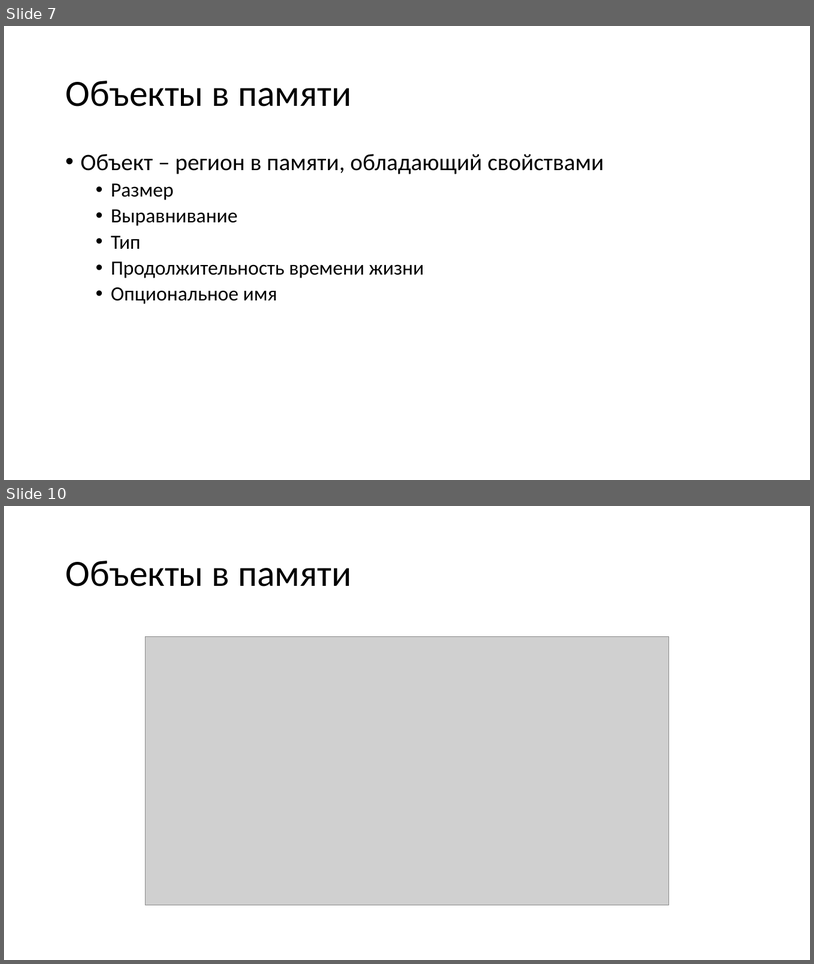
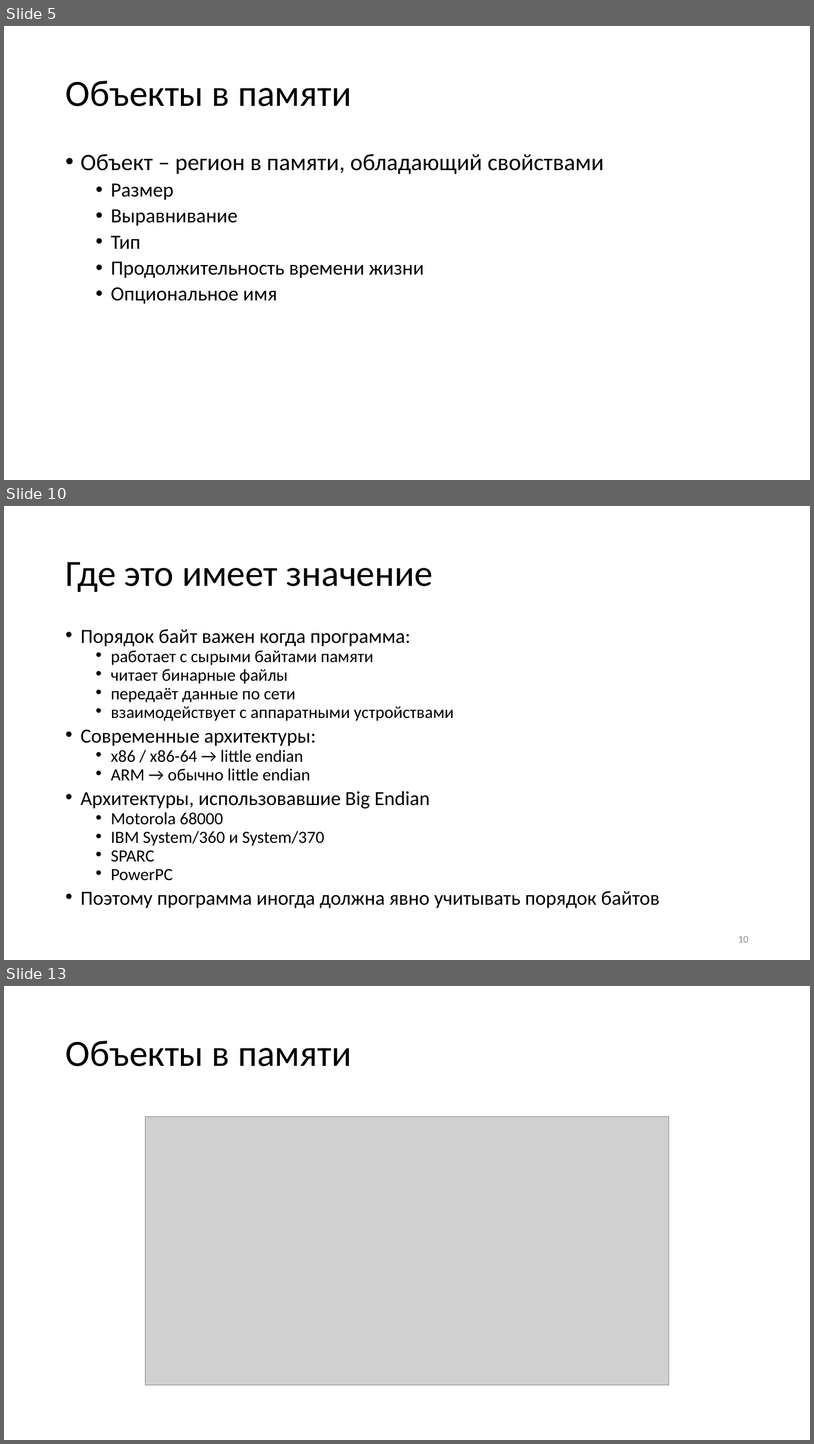
Before and after one commit to alexey-malov/oop, a slide deck: lectures/05/Указатели и динамическая память.pptx. Shown one above the other, each under a label of ours: slides 7 and 10 before the commit, slides 5, 10 and 13 after it; the slides between them are not shown. The pictures are 814x964 and 814x1444 pixels, drawn with LibreOffice and Linux fonts; fonts in the diff are those of the drawing; grey boxes stand for pictures. Boxes give left, top, right and bottom in pixels: in the first picture for what was removed or moved away, otherwise in the second. Text is boxed around its words. In the diff, an @@ line names an element or a change of style, - is before the commit and + after.

```diff
--- a/lectures/05/Указатели и динамическая память.pptx
+++ b/lectures/05/Указатели и динамическая память.pptx
@@ slide 10 added at (4, 506, 810, 960), background #FFFFFF @@
@@ title added at (65, 562, 434, 592), 44 pt, text #000000 @@
+Где это имеет значение
@@ text added at (81, 629, 660, 908), 20.4 pt, text #000000 @@
+• Порядок байт важен когда программа:
+  • работает с сырыми байтами памяти
+  • читает бинарные файлы
+  • передаёт данные по сети
+  • взаимодействует с аппаратными устройствами
+• Современные архитектуры:
+  • x86 / x86-64 → little endian
+  • ARM → обычно little endian
+• Архитектуры, использовавшие Big Endian
+  • Motorola 68000
+  • IBM System/360 и System/370
+  • SPARC
+  • PowerPC
+• Поэтому программа иногда должна явно учитывать порядок байтов
@@ page number added at (738, 936, 749, 942), 12 pt, text #8C8C8C @@
+10
@@ what was slide 7 is now slide 5 @@
@@ what was slide 10 is now slide 13 @@
```
Also in this commit, not shown: 3 slides changed, 4 other slides added, 14 slides removed, 3 other files.
